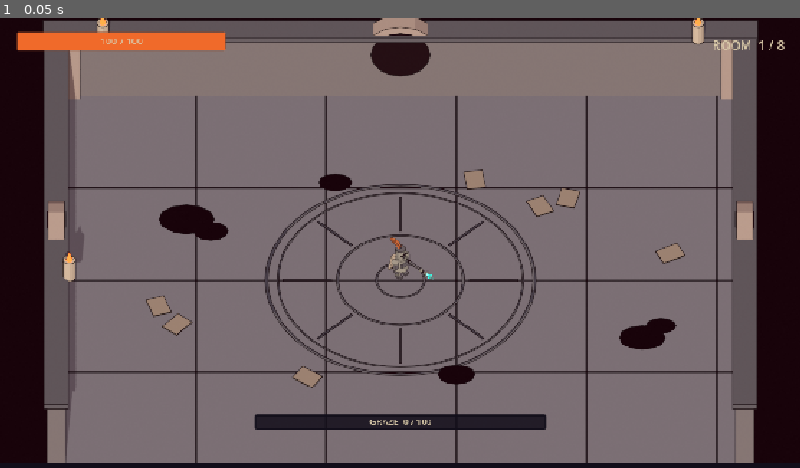
Above: before the commit, frame 1.
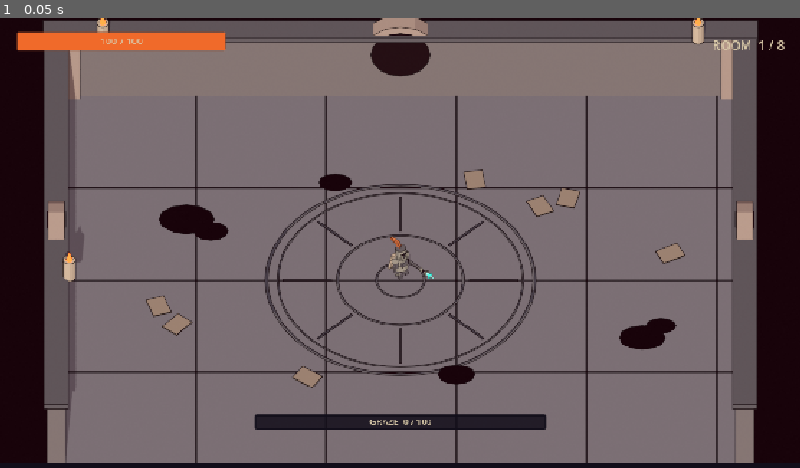
Above: after the commit, the same moment.

Repository: Kvon-creator/Project-5
Game: Godot game, scene res://scenes/Main.tscn
Same seed, same stepped clock (60 frames per second), same inputs: the game is played once before the commit and once after it.
Inputs:
- Up to frame 1 (0.05 s): no input

The runs differ from the first frame. In frame 1, less than 0.1% of the frame differs, in the area x 48-55%, y 48-59%.

Commit message:
Add the room brief and runtime layout switching
Chose this over pushing the Blender room further, because the Blender room
has visibly plateaued short of a painted interior and each iteration costs a
multi-minute render for diminishing returns. A room is a single image with no
rotation, so it is the asset best suited to painted or generated 2D - the
remaining work is specifying it precisely enough that art drops straight in.

docs/ROOM_BRIEF.md pins the framing: 1152 x 640 canvas, floor at
x 94..1058 / y 112..640, door anchors on each of three walls, and no south
wall because the camera looks in from that side - which is how the painted
reference is composed too.

That fixed framing is the whole trick. If every room image puts its floor in
the same rectangle, all ten rooms share ONE collision polygon and ONE set of
door and spawn markers, so a new layout costs a PNG and one line of JSON with
no per-room collision authoring. Switching layouts at runtime becomes a
texture swap.

Also in the brief: the measured palette with magenta and teal explicitly
banned from scenery (one is the bullets, one is the player), a reusable
prompt, and a named line for each of the ten rooms - Scriptorium, Stacks,
Binding Room, Flooded Cellar, Candle Vault, Map Room, Reliquary for the
elite room, and a boss arena whose floor is one huge ink stain, because that
ink is the boss.

Engine:
- layouts.json manifest, written by room.py, holding the shared framing plus
  the room list.
- RoomLayouts.gd reads it; draw_unused() implements the GDD's "no repeats in
  a run".
- RoomManager.load_layout() / load_unused_layout(), called from start_room().
- The floor polygon is clamped to the canvas. Its near edge ran 2 px past the
  bottom, which is correct rather than a bug - there is no near wall - but
  the collision polygon should stay inside the image it belongs to.

ART_BIBLE.pdf is now 11 pages: the framing is drawn to scale rather than
described, so an artist can see where the floor goes.

Co-Authored-By: Claude Opus 5 <noreply@anthropic.com>

Diff:
--- /dev/null
+++ b/assets/sprites/rooms/layouts.json
@@ -0,0 +1,96 @@
+{
+  "framing": {
+    "canvas": [
+      1152,
+      640
+    ],
+    "floor_polygon": [
+      [
+        93.8,
+        640.0
+      ],
+      [
+        1058.2,
+        640.0
+      ],
+      [
+        1058.2,
+        111.6
+      ],
+      [
+        93.8,
+        111.6
+      ]
+    ],
+    "doors": {
+      "north": [
+        576.0,
+        111.6
+      ],
+      "west": [
+        93.8,
+        376.8
+      ],
+      "east": [
+        1058.2,
+        376.8
+      ]
+    },
+    "spawn_markers": [
+      [
+        277.0,
+        223.0
+      ],
+      [
+        576.0,
+        201.8
+      ],
+      [
+        875.0,
+        223.0
+      ],
+      [
+        238.4,
+        403.4
+      ],
+      [
+        913.6,
+        403.4
+      ],
+      [
+        576.0,
+        522.7
+      ]
+    ],
+    "object_markers": [
+      [
+        383.1,
+        318.5
+      ],
+      [
+        768.9,
+        318.5
+      ],
+      [
+        576.0,
+        390.1
+      ],
+      [
+        354.2,
+        477.6
+      ],
+      [
+        797.8,
+        477.6
+      ]
+    ],
+    "spec": "docs/ROOM_BRIEF.md"
+  },
+  "rooms": [
+    {
+      "name": "room_01",
+      "image": "room_01.png",
+      "source": "blender"
+    }
+  ]
+}
--- a/assets/sprites/rooms/room_01.json
+++ b/assets/sprites/rooms/room_01.json
@@ -8,11 +8,11 @@
   "floor_polygon": [
     [
       93.8,
-      642.0
+      640.0
     ],
     [
       1058.2,
-      642.0
+      640.0
     ],
     [
       1058.2,
--- a/scenes/Main.tscn
+++ b/scenes/Main.tscn
@@ -12,6 +12,6 @@
 [node name="Room" parent="." instance=ExtResource("sc_room")]
 
 [node name="Player" parent="." instance=ExtResource("sc_player")]
-position = Vector2(576.0, 376.8)
+position = Vector2(576.0, 375.8)
 
 [node name="HUD" parent="." instance=ExtResource("sc_hud")]
--- a/scenes/Room.tscn
+++ b/scenes/Room.tscn
@@ -5,7 +5,7 @@
 
 [node name="Room" type="Node2D"]
 script = ExtResource("s_room")
-metadata/floor_centre = Vector2(576.0, 376.8)
+metadata/floor_centre = Vector2(576.0, 375.8)
 
 [node name="Background" type="Sprite2D" parent="."]
 texture = ExtResource("t_bg")
@@ -18,7 +18,7 @@
 
 [node name="Shape" type="CollisionPolygon2D" parent="Bounds"]
 build_mode = 1
-polygon = PackedVector2Array(93.8, 642.0, 1058.2, 642.0, 1058.2, 111.6, 93.8, 111.6)
+polygon = PackedVector2Array(93.8, 640.0, 1058.2, 640.0, 1058.2, 111.6, 93.8, 111.6)
 
 [node name="NavRegion" type="NavigationRegion2D" parent="."]
 
--- /dev/null
+++ b/scripts/RoomLayouts.gd
@@ -0,0 +1,64 @@
+class_name RoomLayouts
+extends RefCounted
+## Reads assets/sprites/rooms/layouts.json - the pool of room layouts.
+##
+## GDD, Room-Based Combat: "Layouts: Drawn at random from a pool of 10
+## hand-built layouts, no repeats in a run".
+##
+## Why this is so small: every room image conforms to one shared framing (see
+## docs/ROOM_BRIEF.md), so the floor outline, the doors and the spawn markers
+## are IDENTICAL across all ten. Switching layouts is therefore a texture
+## swap - no collision to rebuild, no markers to move. Getting the art to
+## conform is what buys that simplicity.
+
+const MANIFEST_PATH := "res://assets/sprites/rooms/layouts.json"
+const ROOMS_DIR := "res://assets/sprites/rooms/"
+
+
+## Every layout in the pool, as [{name, image, source}, ...].
+## Empty if the manifest is missing or malformed - callers should cope.
+static func all() -> Array:
+	if not FileAccess.file_exists(MANIFEST_PATH):
+		push_warning("RoomLayouts: %s not found." % MANIFEST_PATH)
+		return []
+	var text := FileAccess.get_file_as_string(MANIFEST_PATH)
+	var parsed: Variant = JSON.parse_string(text)
+	if typeof(parsed) != TYPE_DICTIONARY:
+		push_warning("RoomLayouts: %s is not valid JSON." % MANIFEST_PATH)
+		return []
+	var rooms: Variant = parsed.get("rooms", [])
+	return rooms if typeof(rooms) == TYPE_ARRAY else []
+
+
+static func count() -> int:
+	return all().size()
+
+
+## The background texture for one layout, or null if it will not load.
+static func texture_for(index: int) -> Texture2D:
+	var rooms := all()
+	if index < 0 or index >= rooms.size():
+		return null
+	var path: String = ROOMS_DIR + str(rooms[index].get("image", ""))
+	if not ResourceLoader.exists(path):
+		push_warning("RoomLayouts: missing image %s" % path)
+		return null
+	return load(path) as Texture2D
+
+
+## An index not in `used`. Returns -1 only when the pool is empty.
+##
+## When every layout has been used it starts over rather than failing: the
+## GDD asks for no repeats in a RUN of 8 rooms, and the pool is meant to be
+## 10, so this only matters while the pool is still being filled in.
+static func draw_unused(used: Array) -> int:
+	var rooms := all()
+	if rooms.is_empty():
+		return -1
+	var available: Array[int] = []
+	for i in rooms.size():
+		if i not in used:
+			available.append(i)
+	if available.is_empty():
+		return randi() % rooms.size()
+	return available[randi() % available.size()]
--- a/scripts/RoomManager.gd
+++ b/scripts/RoomManager.gd
@@ -84,6 +84,9 @@
 ## Which of the 10 layouts have already been used this run.
 ## GDD: "no repeats in a run".
 var used_layouts: Array[int] = []
+
+## The layout currently shown, as an index into RoomLayouts.all().
+var layout_index: int = -1
 
 ## The room is a painted background plus collision, not a tilemap. See
 ## pipeline/room.py - it renders the image AND exports the floor outline and
@@ -100,6 +103,30 @@
 func _ready() -> void:
 	Palette.check_no_magenta(self)
 	_refresh_door_visuals()
+	if layout_index < 0 and RoomLayouts.count() > 0:
+		load_layout(0)
+
+
+## Show a layout. Because every room image conforms to the shared framing in
+## docs/ROOM_BRIEF.md, the floor outline, doors and markers are the same for
+## all of them - so this is only a texture swap. Nothing about collision or
+## spawning has to change.
+func load_layout(index: int) -> void:
+	var tex := RoomLayouts.texture_for(index)
+	if tex == null:
+		return
+	layout_index = index
+	background.texture = tex
+	if index not in used_layouts:
+		used_layouts.append(index)
+
+
+## Pick and show a layout not yet used this run.
+## GDD: "no repeats in a run".
+func load_unused_layout() -> void:
+	var index := RoomLayouts.draw_unused(used_layouts)
+	if index >= 0:
+		load_layout(index)
 
 
 ## How many waves this room runs. Written out because it is pure GDD table
@@ -135,8 +162,10 @@
 	# start wave 0. Emit room_started(index).
 	#
 	# Built and ready to call:
-	#   set_doors_locked(true)      - door sprites switch to the locked art
+	#   load_unused_layout()        - swaps in a layout not used this run
+	#   lock_and_show(true)         - locks the doors
 	#   place_objects()             - the 1-3 interactive objects
+	load_unused_layout()
 	lock_and_show(true)
 	room_started.emit(index)
 
Binary file changed: assets/sprites/rooms/room_01.png
Not shown, changed: docs/ART_BIBLE.pdf
Not shown, added: docs/ROOM_BRIEF.md
Not shown, changed: docs/VISUAL_SCAFFOLD.md
